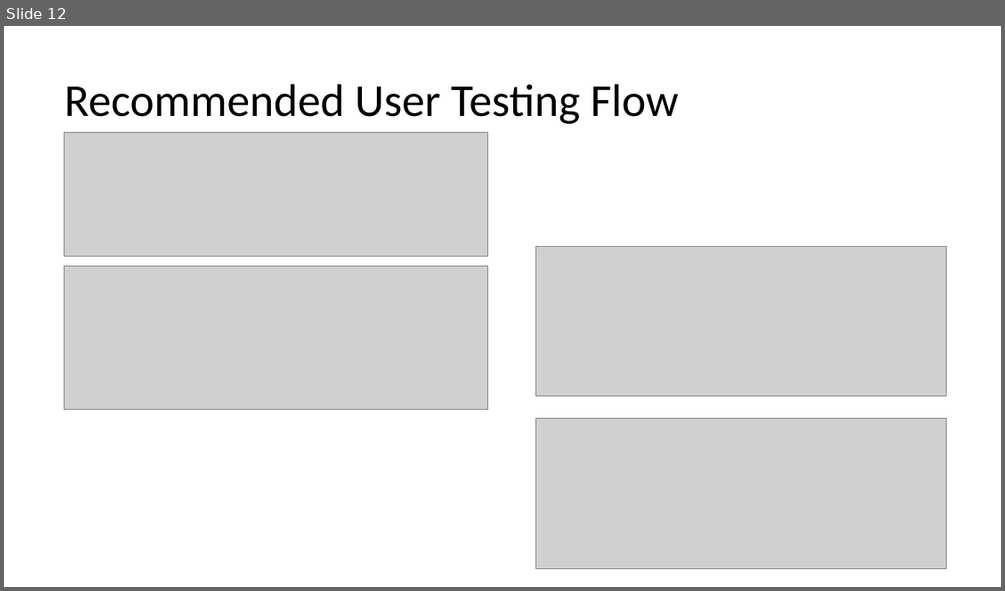
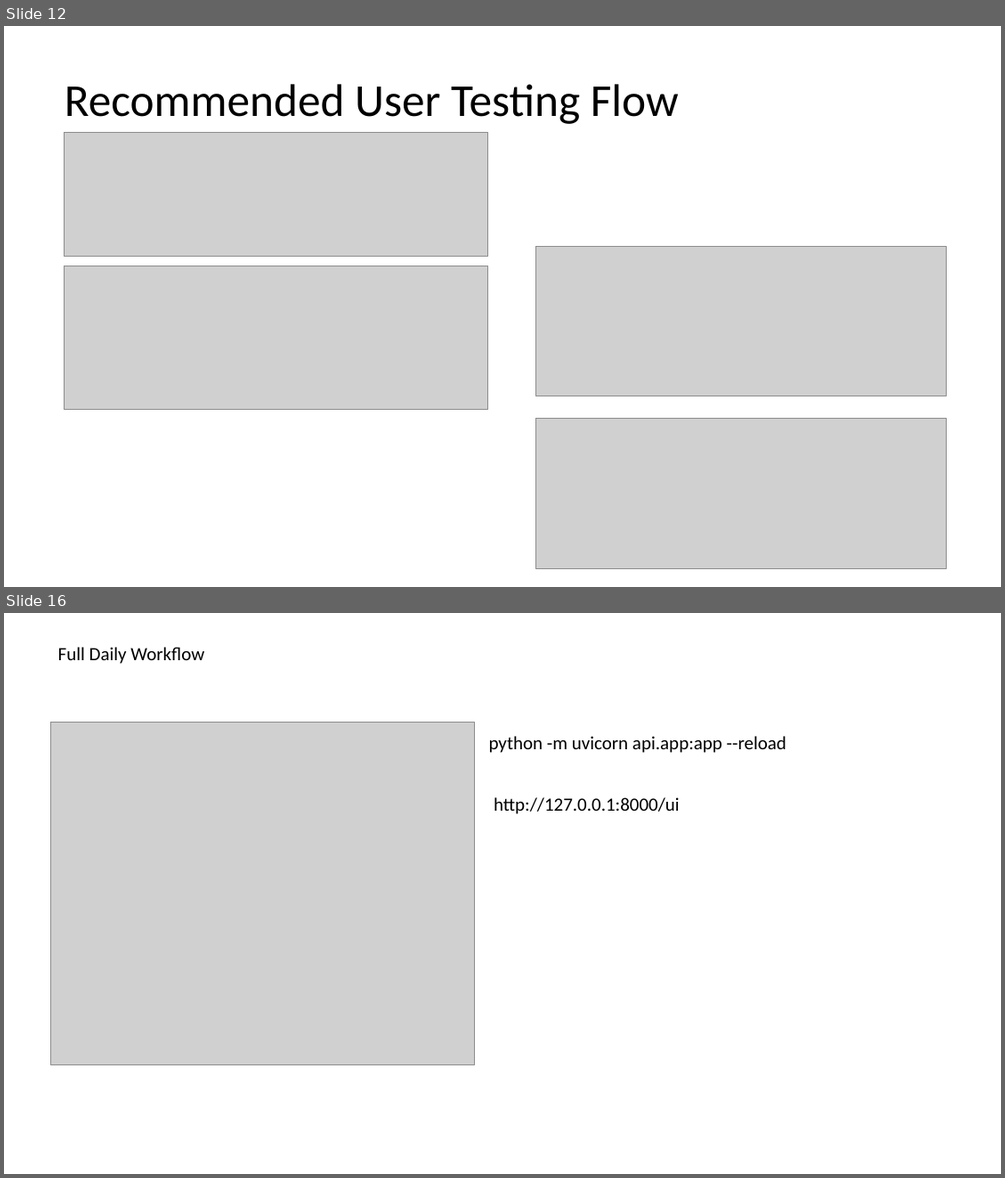
Before and after one commit to ammarofficial11/create-pr-cd-ran, a slide deck: RAN PR Automation.pptx. Shown one above the other, each under a label of ours: slide 12 before the commit, slides 12 and 16 after it; the slides between them are not shown. The pictures are 1005x591 and 1005x1178 pixels, drawn with LibreOffice and Linux fonts; fonts in the diff are those of the drawing; grey boxes stand for pictures. Boxes give left, top, right and bottom in pixels: in the first picture for what was removed or moved away, otherwise in the second. Text is boxed around its words. In the diff, an @@ line names an element or a change of style, - is before the commit and + after.

Commit message:
Add BOM comparison web workflow and EXE compatibility fixes

```diff
--- a/RAN PR Automation.pptx
+++ b/RAN PR Automation.pptx
@@ slide 16 added at [4, 613, 1001, 1174], background #FFFFFF @@
@@ text added at [58, 647, 204, 664], 18 pt, text #000000 @@
+Full Daily Workflow
@@ picture added at [50, 722, 474, 1064] @@
@@ text added at [489, 736, 786, 753], 18 pt, text #000000 @@
+python -m uvicorn api.app:app --reload
@@ text added at [494, 797, 680, 814], 18 pt, text #000000 @@
+http://127.0.0.1:8000/ui
```
Also in this commit, not shown: 4 other slides added, 44 other files.
